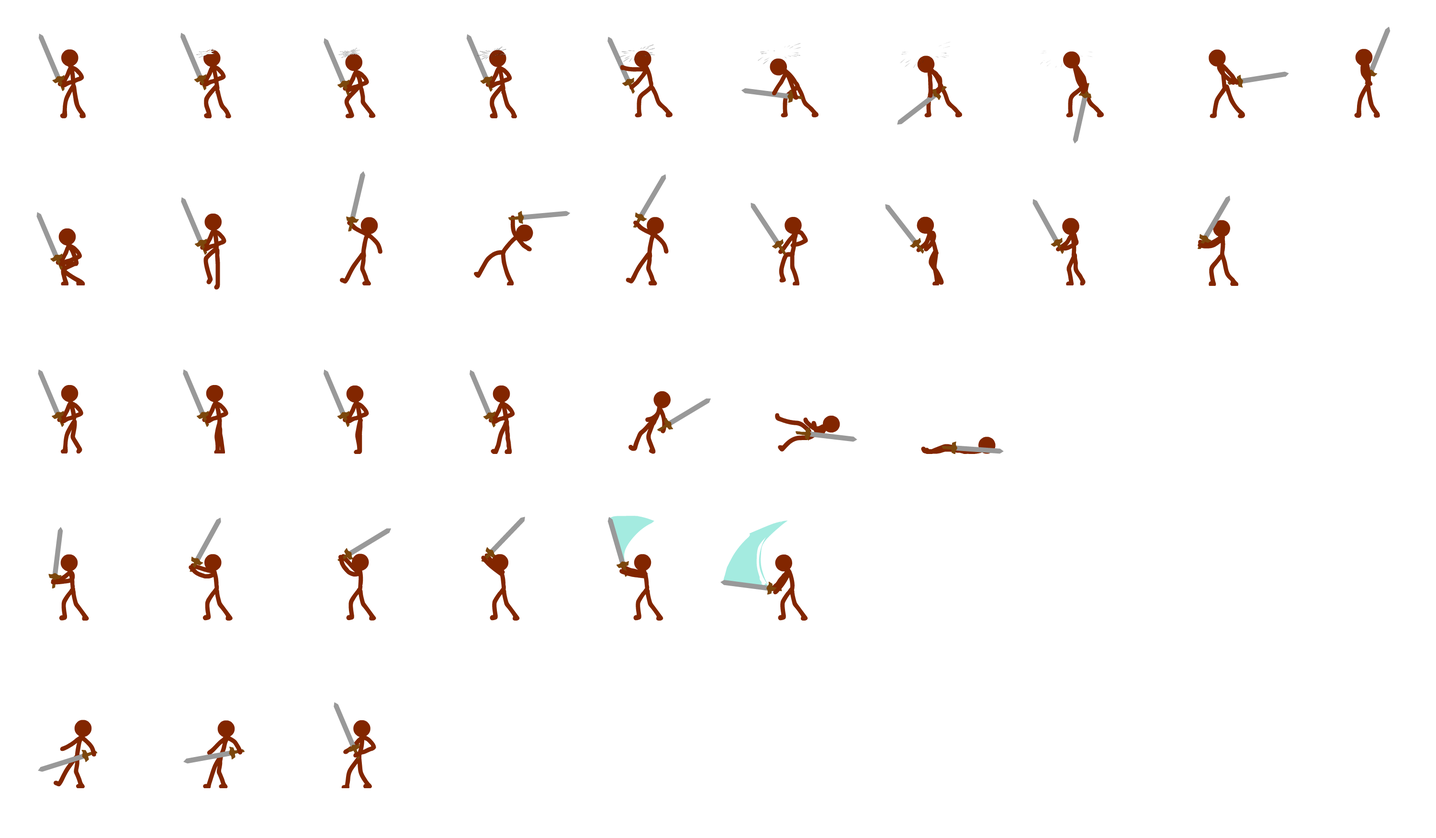
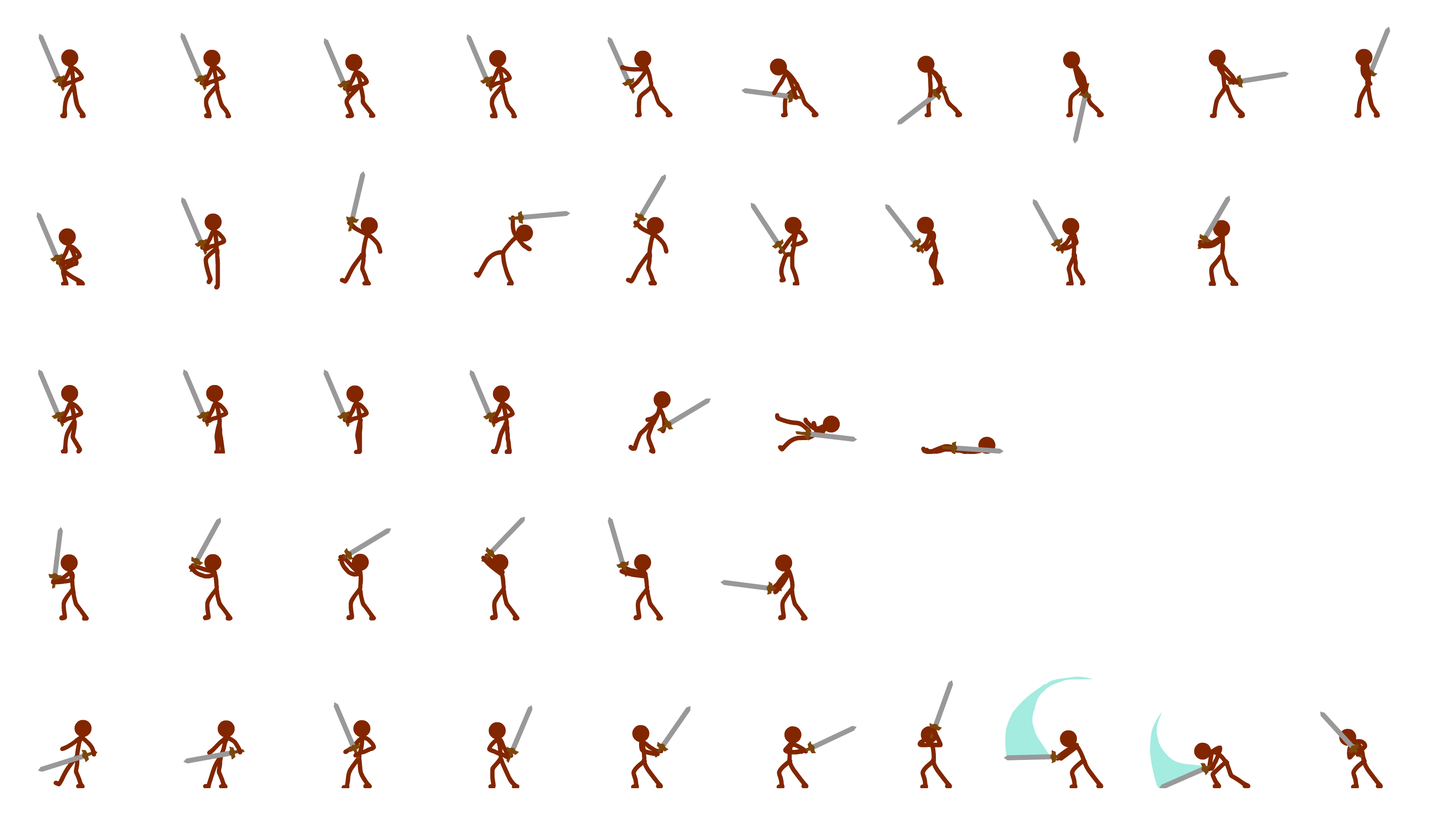
Layered file, before and after one edit (1436 × 838). Changes by layer:
hid group "effects" (8 layers) over [left=195, top=41, right=1094, bottom=68]
added group "heavy" (2nd of 2, in "render") with 7 layers in group "render" over [left=486, top=676, right=1384, bottom=789]
added layer "heavy8" in group "heavy" over [left=1320, top=711, right=1384, bottom=789]
added layer "heavy7" in group "heavy" over [left=1149, top=710, right=1252, bottom=789]
added layer "heavy6" in group "heavy" over [left=1003, top=676, right=1104, bottom=789]
added layer "heavy5" in group "heavy" over [left=917, top=679, right=954, bottom=789]
added layer "heavy4" in group "heavy" over [left=776, top=725, right=857, bottom=789]
added layer "heavy3" in group "heavy" over [left=631, top=705, right=691, bottom=789]
added layer "heavy2" in group "heavy" over [left=486, top=704, right=533, bottom=789]
renamed "high attack7" to "light7", painted on it over [left=723, top=520, right=789, bottom=587]
renamed "high attack6" to "light6", painted on it over [left=608, top=515, right=655, bottom=562]
